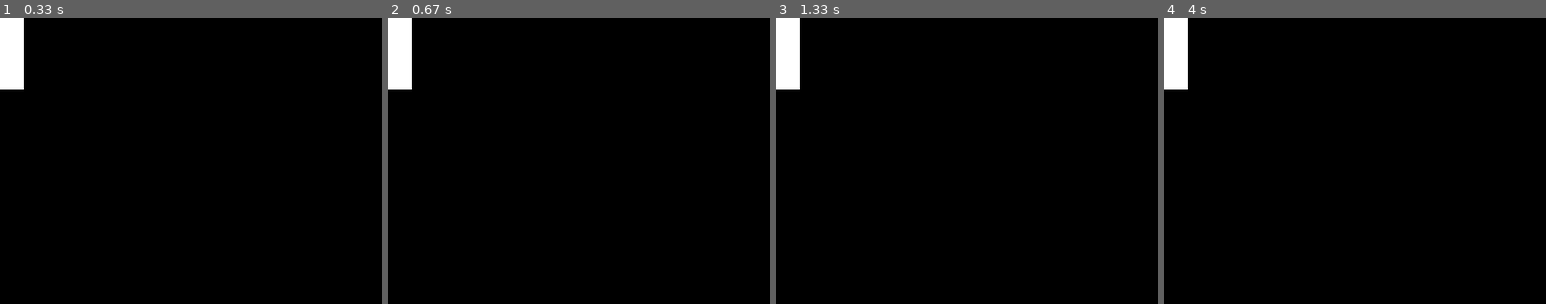
Above: before the commit, frames 1-4 (left to right).
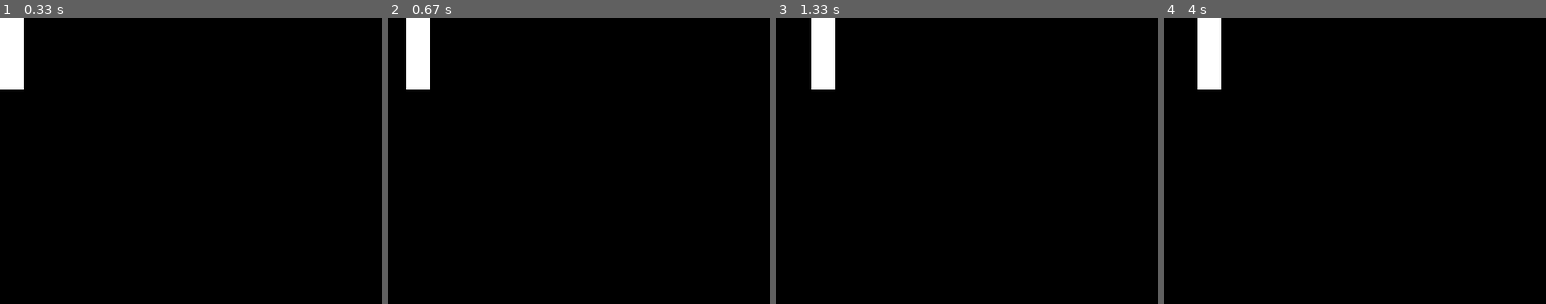
Above: after the commit, the same moments.

Repository: GreenLadyTea/pygame
Game: pygame game, started from game2.py
The game is run twice, just before and just after one commit, with the same random seed, the same clock (stepped at 60 frames per second) and the same inputs.
Inputs:
- Up to frame 1 (0.33 s): no input
- Up to frame 2 (0.67 s): hold Right from 0.33 s (still down)
- Up to frame 3 (1.33 s): release Right at 0.8 s; hold Up 0.83-1.13 s; hold Right from 1.17 s (still down)
- Up to frame 4 (4 s): release Right at 1.63 s; hold Left 1.67-2.2 s; hold Down 2.23-2.53 s; hold Left 2.57-2.97 s; hold Up 3-3.37 s; hold Right from 3.4 s (still down)
The pictures show only the part of the screen within x 0-50%, y 0-50%; the shares and areas given below are measured in that part.

Frame 1 is identical in both runs. In frame 2, 2.4% of the frame differs, in the area x 0-11%, y 0-25%; in frame 3, 3.1%, in the area x 0-16%, y 0-25%; in frame 4, 3.1%.

Commit message:
added movement and collision

Diff:
--- a/game2.py
+++ b/game2.py
@@ -11,6 +11,9 @@
     QUIT
 )
 
+SCREEN_WIDTH = 800
+SCREEN_HEIGHT = 600
+
 
 class Player(pygame.sprite.Sprite):
     def __init__(self):
@@ -23,17 +26,29 @@
 
     def move(self, keys):
         if keys[K_UP]:
-            self.rect.move_ip(0, -self.h)
-        elif keys[K_LEFT]:
-            self.rect.move_ip(-self.w, 0)
+            self.rect.move_ip(0, -1)
+        if keys[K_LEFT]:
+            self.rect.move_ip(-1, 0)
+        if keys[K_RIGHT]:
+            self.rect.move_ip(1, 0)
+        if keys[K_DOWN]:
+            self.rect.move_ip(0, 1)
+
+        if self.rect.left < 0:
+            self.rect.left = 0
+        if self.rect.right > SCREEN_WIDTH:
+            self.rect.right = SCREEN_WIDTH
+        if self.rect.top <= 0:
+            self.rect.top = 0
+        if self.rect.bottom >= SCREEN_HEIGHT:
+            self.rect.bottom = SCREEN_HEIGHT
 
 
 pygame.init()
-SCREEN_WIDTH = 800
-SCREEN_HEIGHT = 600
+
 screen = pygame.display.set_mode((SCREEN_WIDTH, SCREEN_HEIGHT))
+player = Player()
 running = True
-player = Player()
 
 while running:
     for event in pygame.event.get():
@@ -45,6 +60,8 @@
 
     screen.fill((0, 0, 0))
     screen.blit(player.surf, player.rect)
+    pressed_keys = pygame.key.get_pressed()
+    player.move(pressed_keys)
 
     pygame.display.flip()
 
